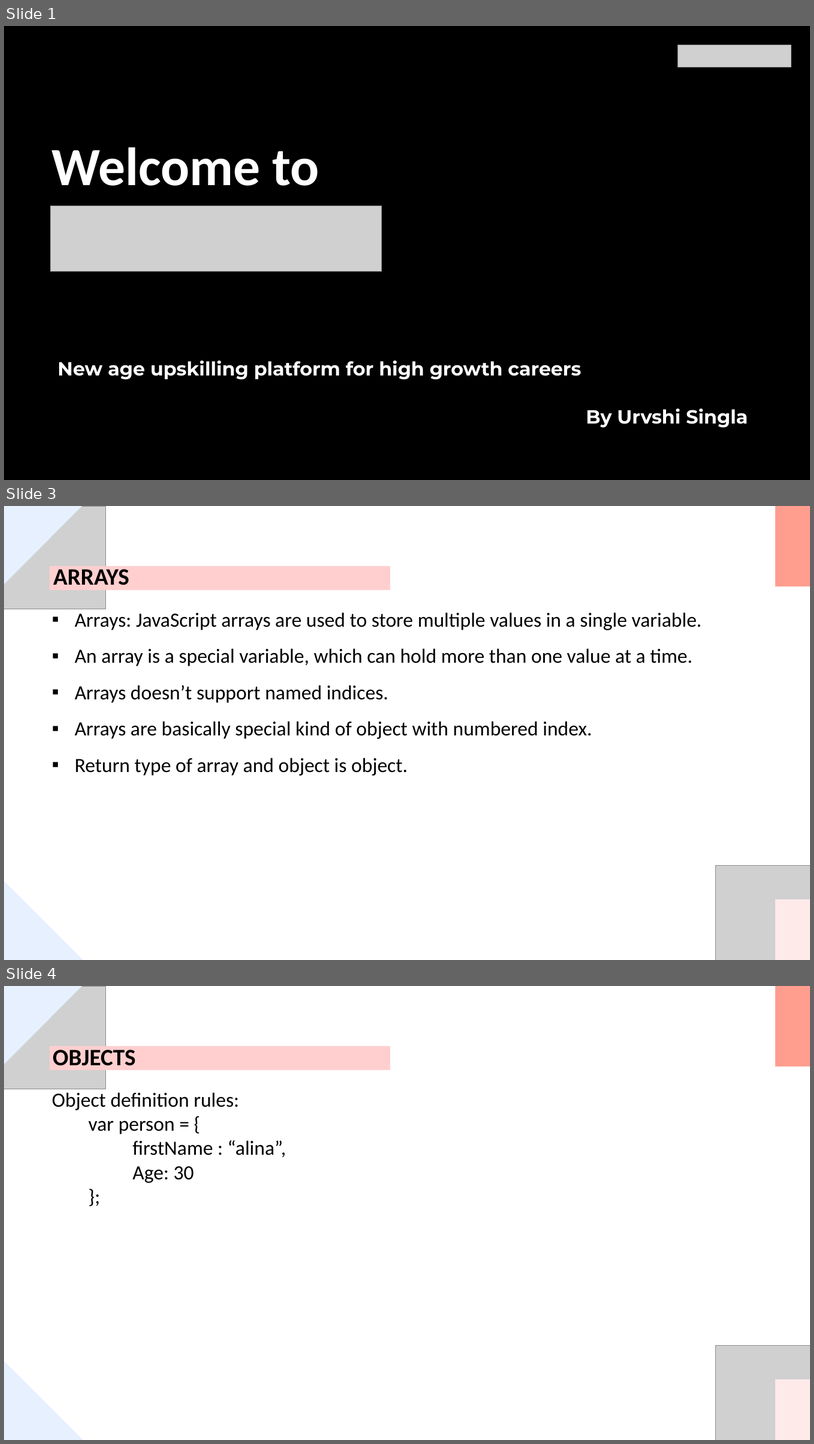
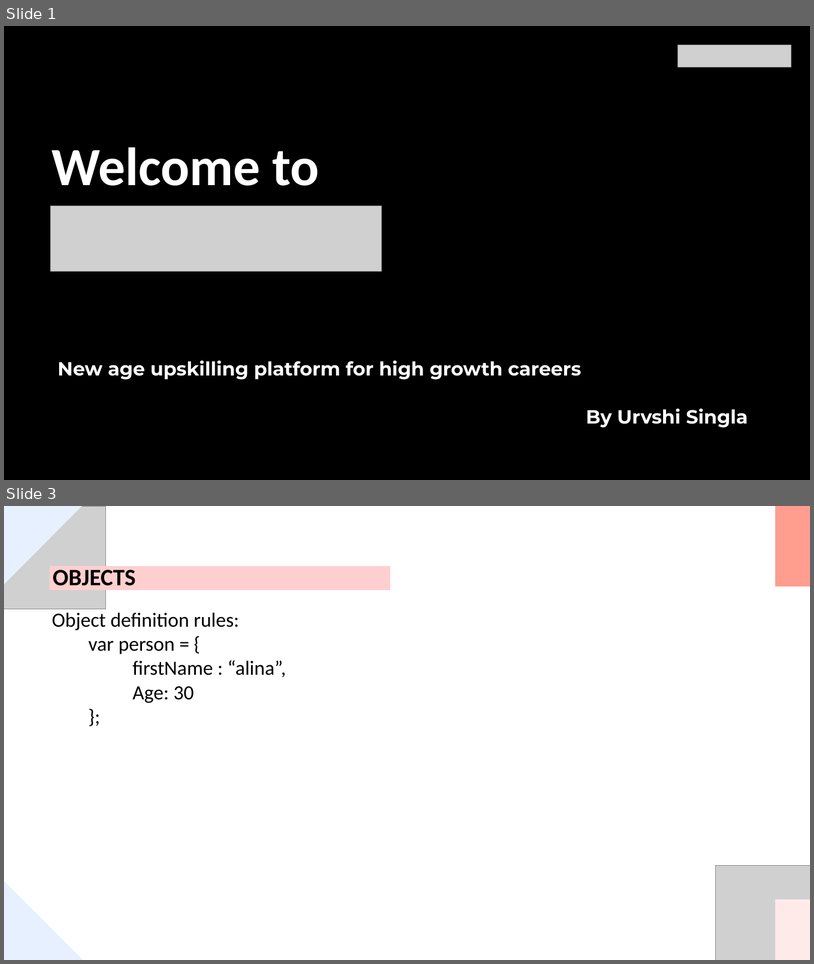
Before and after one commit to urvashi29/module-1-2502A, a slide deck: Chapter-1/Lesson-6/Lesson-6.pptx. Shown one above the other, each under a label of ours: slides 1, 3 and 4 before the commit, slides 1 and 3 after it; the slides between them are not shown. The pictures are 814x1444 and 814x964 pixels, drawn with LibreOffice and Linux fonts; fonts in the diff are those of the drawing; grey boxes stand for pictures. Boxes give left, top, right and bottom in pixels: in the first picture for what was removed or moved away, otherwise in the second. Text is boxed around its words. In the diff, an @@ line names an element or a change of style, - is before the commit and + after.

Commit message:
added objects in Chapter-1/Lesson-6

```diff
--- a/Chapter-1/Lesson-6/Lesson-6.pptx
+++ b/Chapter-1/Lesson-6/Lesson-6.pptx
@@ slide 3 removed at [4,506,810,960], background #FFFFFF @@
@@ picture removed at [4,506,106,609] @@
@@ freeform shape removed at [4,506,82,585] @@
@@ freeform shape removed at [776,506,810,586] @@
@@ freeform shape removed at [49,566,390,590] @@
@@ text removed at [53,565,129,591] @@
-ARRAYS
@@ text removed at [75,612,702,775] @@
-▪ Arrays: JavaScript arrays are used to store multiple values in a single variable.
-▪ An array is a special variable, which can hold more than one value at a time.
-▪ Arrays doesn’t support named indices.
-▪ Arrays are basically special kind of object with numbered index.
-▪ Return type of array and object is object.
@@ picture removed at [716,865,810,960] @@
@@ freeform shape removed at [4,880,83,960] @@
@@ freeform shape removed at [776,899,810,960] @@
@@ what was slide 4 is now slide 3 @@
```
Also in this commit, not shown: 1 slide changed, 1 other file.
